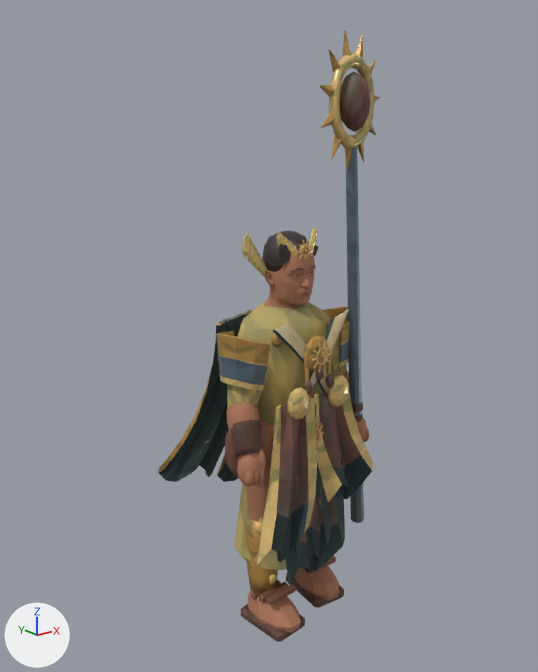
The glTF model public/assets/models/ilios.glb, before and after one commit.
Rendered twice from a 50 mm lens placed at (-1.9, -2.25, 2.19), pointed at (0.02, 0.16, 1.23). The lights are fixed; the arrows at lower left show +X, +Y and +Z. The older version comes first. Vertices at exactly the same position are counted once.

Names of what the first picture shows: 'ilios'.
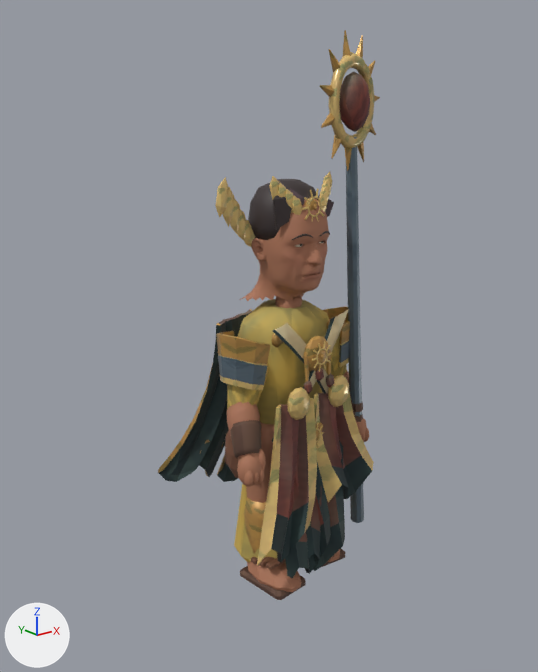
The newer file is also rescaled (x1.04), turned or shifted as a whole; pictures and numbers use the older file's frame.

Where the change shows, as pixel boxes (x1, y1, x2, y2) in the pictures (538 x 672 px; the box of a moved part takes in the faces that stretch with it):
'ilios', reshaped (7% shorter): before (158, 30, 380, 642); after (158, 30, 380, 600)
part 1 of me_ilios_color_and_skin, moved or reshaped: before (262, 231, 307, 272); after (248, 179, 316, 240)
part 2 of me_ilios_color_and_skin, moved or reshaped: before (260, 259, 267, 276); after (244, 220, 255, 247)
part 3 of me_ilios_color_and_skin, moved or reshaped: before (256, 252, 261, 272); after (238, 209, 246, 240)
part 4 of me_ilios_color_and_skin, moved or reshaped: before (251, 246, 257, 269); after (230, 198, 240, 235)
part 5 of me_ilios_color_and_skin, moved or reshaped: before (247, 237, 254, 263); after (223, 187, 235, 227)
part 6 of me_ilios_color_and_skin, moved or reshaped: before (242, 233, 250, 258); after (215, 177, 229, 218)
part 7 of me_ilios_color_and_skin, moved or reshaped: before (301, 244, 310, 257); after (308, 196, 321, 217)
part 8 of me_ilios_color_and_skin, moved or reshaped: before (299, 244, 307, 253); after (304, 197, 317, 211)
part 9 of me_ilios_color_and_skin, moved or reshaped: before (291, 244, 298, 256); after (292, 195, 303, 215)
part 10 of me_ilios_color_and_skin, moved or reshaped: before (287, 240, 292, 255); after (285, 189, 293, 213)
part 11 of me_ilios_color_and_skin, moved or reshaped: before (282, 236, 287, 245); after (278, 183, 286, 198)
part 12 of me_ilios_color_and_skin, moved or reshaped: before (277, 232, 283, 247); after (269, 176, 279, 200)
part 13 of me_ilios_color_and_skin, moved or reshaped: before (308, 241, 314, 254); after (318, 192, 327, 212)
part 14 of me_ilios_color_and_skin, moved or reshaped: before (309, 236, 315, 251); after (319, 186, 329, 208)
part 15 of me_ilios_color_and_skin, moved or reshaped: before (264, 227, 318, 307); after (240, 172, 334, 301)
part 16 of me_ilios_color_and_skin, moved or reshaped: before (241, 421, 344, 642); after (240, 422, 346, 600)
part 17 of me_ilios_color_and_skin, surface changed: before (226, 227, 356, 641); after (215, 172, 356, 596)
part 18 of me_ilios_color_and_skin, recoloured: before (226, 89, 364, 642); after (215, 89, 364, 600)

What changed in the scene script:
```text
Change me_ilios_color_and_skin:
    remove me_ilios_color_and_skin.from_pydata(...)  # 6472 vertices, 12250 faces; spans x -0.35..0.38, y -0.26..0.58, z -0.01..2.44
    add me_ilios_color_and_skin.from_pydata(...)  # 6472 vertices, 12250 faces; spans x -0.35..0.38, y -0.26..0.58, z 0.2..2.44
    me_ilios_color_and_skin part 1: the loose piece of 100 vertices spanning x -0.1..0.1, y -0.09..0.11, z 1.55..1.7 is scaled about its middle by 1.5, then moved by (0.0, 0.01, 0.17)
    me_ilios_color_and_skin part 2: the loose piece of 12 vertices spanning x -0.14..-0.09, y 0.02..0.04, z 1.53..1.61 is scaled about its middle by 1.5, then moved by (-0.06, 0.02, 0.14)
    me_ilios_color_and_skin part 3: the loose piece of 12 vertices spanning x -0.15..-0.11, y 0.02..0.04, z 1.55..1.64 is scaled about its middle by 1.5, then moved by (-0.07, 0.02, 0.15)
    me_ilios_color_and_skin part 4: the loose piece of 12 vertices spanning x -0.17..-0.14, y 0.02..0.04, z 1.57..1.67 is scaled about its middle by 1.5, then moved by (-0.08, 0.02, 0.16)
    me_ilios_color_and_skin part 5: the loose piece of 12 vertices spanning x -0.19..-0.15, y 0.02..0.04, z 1.59..1.69 is scaled about its middle by 1.5, then moved by (-0.09, 0.02, 0.17)
    me_ilios_color_and_skin part 6: the loose piece of 12 vertices spanning x -0.21..-0.17, y 0.02..0.04, z 1.62..1.72 is scaled about its middle by 1.5, then moved by (-0.1, 0.02, 0.19)
    me_ilios_color_and_skin part 7: the loose piece of 96 vertices spanning x -0.02..0.02, y -0.1, z 1.61..1.67 is scaled about its middle by 1.5, then moved by (0.0, -0.05, 0.17)
    me_ilios_color_and_skin part 8: the loose piece of 12 vertices spanning x -0.02..0.02, y -0.09..-0.08, z 1.61..1.67 is scaled about its middle by 1.5, then moved by (0.0, -0.04, 0.17)
    me_ilios_color_and_skin part 9: the loose piece of 12 vertices spanning x -0.06..-0.02, y -0.09..-0.07, z 1.6..1.67 is scaled about its middle by 1.5, then moved by (-0.02, -0.04, 0.17)
    me_ilios_color_and_skin part 10: the loose piece of 12 vertices spanning x -0.07..-0.04, y -0.08..-0.06, z 1.61..1.69 is scaled about its middle by 1.5, then moved by (-0.03, -0.03, 0.18)
    me_ilios_color_and_skin part 11: the loose piece of 12 vertices spanning x -0.09..-0.05, y -0.07..-0.05, z 1.63..1.7 is scaled about its middle by 1.5, then moved by (-0.04, -0.03, 0.19)
    me_ilios_color_and_skin part 12: the loose piece of 12 vertices spanning x -0.1..-0.07, y -0.06..-0.04, z 1.64..1.72 is scaled about its middle by 1.5, then moved by (-0.04, -0.02, 0.19)
    me_ilios_color_and_skin part 13: the loose piece of 12 vertices spanning x 0.02..0.06, y -0.09..-0.07, z 1.6..1.67 is scaled about its middle by 1.5, then moved by (0.02, -0.04, 0.17)
    me_ilios_color_and_skin part 14: the loose piece of 12 vertices spanning x 0.04..0.08, y -0.08..-0.06, z 1.61..1.69 is scaled about its middle by 1.5, then moved by (0.03, -0.03, 0.18)
    me_ilios_color_and_skin part 15: 2044 of the vertices in x -0.12..0.12, y -0.13..0.11, z 1.38..1.72 are scaled about their middle by 1.5, then moved by (0.0, 0.0, 0.13)
    me_ilios_color_and_skin part 16: 530 of the vertices in x -0.25..0.25, y -0.23..0.15, z -0.01..0.95 are scaled about their middle by (1, 1, 0.772), then moved by (0.0, 0.0, 0.1)
    me_ilios_color_and_skin part 17: 4287 kept faces spanning x -0.35..0.35, y -0.26..0.57, z 0.2..1.93 get new texture (UV) coordinates
    me_ilios_color_and_skin part 18: 5214 kept faces spanning x -0.34..0.38, y -0.26..0.58, z 0.2..2.44 get new vertex colours
    other edits to the shape of me_ilios_color_and_skin do not show in these pictures
```
